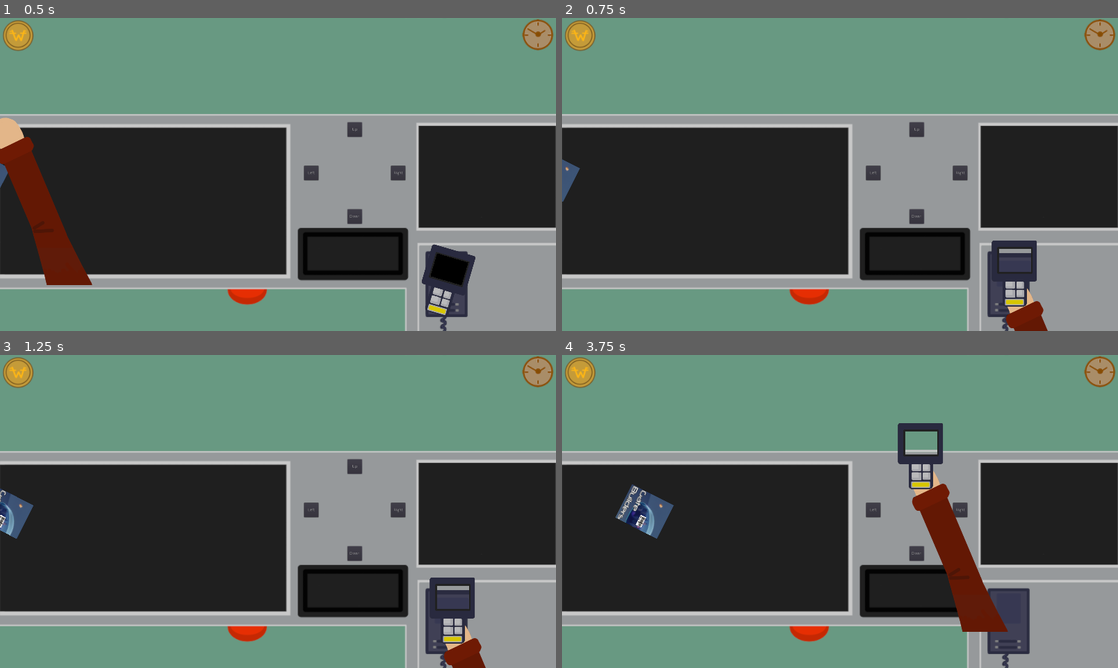
Above: before the commit, frames 1-4 (two rows, left to right).
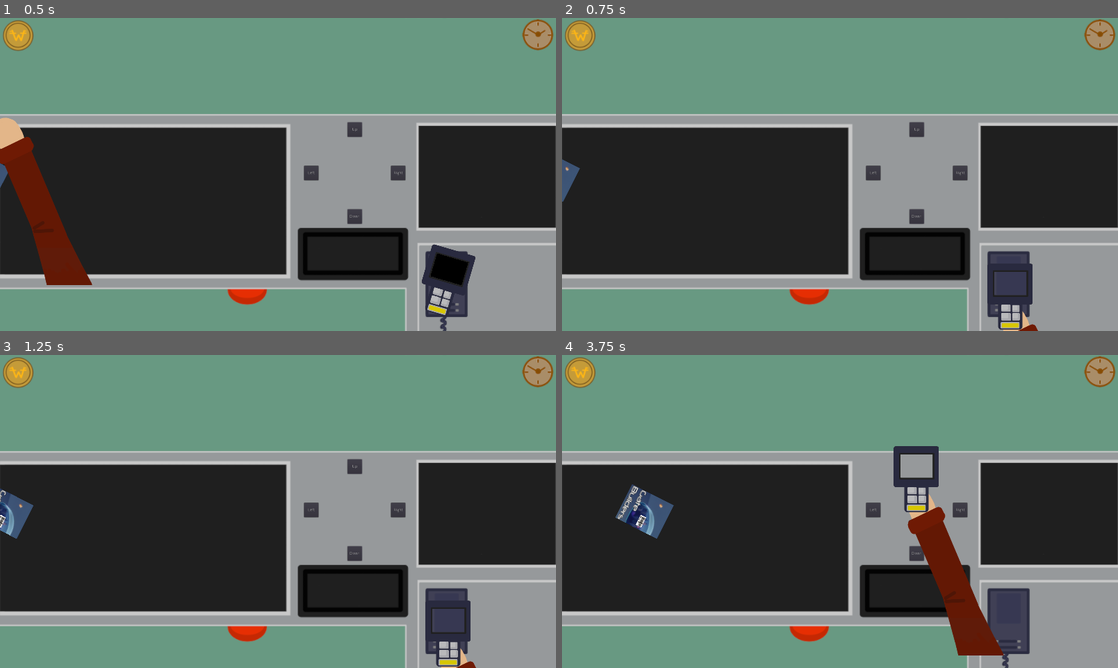
Above: after the commit, the same moments.

Repository: sboigelot/LD51
Game: Godot game, scene res://Scenes/Supermarket3d.tscn
The game is run twice, just before and just after one commit, with the same random seed, the same clock (stepped at 60 frames per second) and the same inputs.
Inputs (mouse positions are in pixels of both pictures, inside the frame that each line leads up to):
- Up to frame 1 (0.5 s): no input
- Up to frame 2 (0.75 s): click (1012, 284) at 0.5 s
- Up to frame 3 (1.25 s): no input
- Up to frame 4 (3.75 s): click "Left" at 1.25 s; click "Right" at 2 s; click "Down" at 2.75 s; click "Up" at 3.5 s

Frame 1 is identical in both runs. In frame 2, 1.4% of the frame differs, in the area x 76-88%, y 71-100%; in frame 3, 1.4%; in frame 4, 4.4%, in the area x 59-81%, y 21-96%.

Commit message:
offset hand node when picking up scanner

Diff:
--- a/LD51/Scenes/Supermarket3d.gd
+++ b/LD51/Scenes/Supermarket3d.gd
@@ -1,8 +1,6 @@
 extends Spatial
 
 class_name Supermarket3d
-
-var scan_package: Package
 
 export(NodePath) var camera_np
 export(NodePath) var scan_camera_np
@@ -29,14 +27,22 @@
 onready var scanner_on_charger = get_node(scanner_on_charger_np) as Sprite
 onready var debug_label = get_node(debug_label_np) as Label
 
-export(float) var hand_min_y
+var hand_node_offset: Vector2
+
+export(float) var hand_min_y = 350
 
 export(bool) var scanner_in_hands setget set_scanner_hands, get_scanner_hands
 func set_scanner_hands(value:bool):
 	scanner.visible = value
 	scanner_on_charger.visible = not value
+	if value:
+		hand_node_offset = Vector2(-15,80)
+	else:
+		hand_node_offset = Vector2()
 func get_scanner_hands():
 	return scanner.visible
+
+var scan_package: Package
 
 func _ready():
 #	Input.set_mouse_mode(Input.MOUSE_MODE_HIDDEN)
@@ -87,7 +93,7 @@
 func move_hand_to_cursor():
 #	hand_node.position = get_global_mouse_position()
 	var mouse_postion = get_viewport().get_mouse_position() as Vector2
-	hand_node.position = mouse_postion
+	hand_node.position = mouse_postion + hand_node_offset
 
 #	Input.set_mouse_mode(Input.MOUSE_MODE_HIDDEN)
 	if hand_node.position.y < hand_min_y:
@@ -162,18 +168,43 @@
 		package.get_parent().remove_child(package)
 		scan_package_holder.add_child(package)
 		package.disconnect("clicked", self, "on_conveyor_belt_package_clicked")
+#		temp
+		package.connect("clicked", self, "move_package_to_exit_belt")
 		package.transform = Transform()
 		scan_package = package
 
+func move_package_to_exit_belt(package: Package):
+	if scan_package_holder.get_child_count() == 0:
+		return
+	package.get_parent().remove_child(package)
+	$ConveyorBelt2.add_child(package)
+	var spawn_positions = [
+		$ConveyorBelt2/PackageSpawnLocations/Location1.transform,
+		$ConveyorBelt2/PackageSpawnLocations/Location2.transform,
+		$ConveyorBelt2/PackageSpawnLocations/Location3.transform,
+		$ConveyorBelt2/PackageSpawnLocations/Location4.transform,
+	]
+	package.transform = spawn_positions[randi() % spawn_positions.size()]
+
 func _physics_process(delta):
-
+	move_package_in_coveryor_belt(delta, $ConveyorBelt)
+	move_package_in_coveryor_belt(delta, $ConveyorBelt2)
+	free_exited_packages($ConveyorBelt2)
+
+func move_package_in_coveryor_belt(delta, belt):
 	var direction = Vector3.RIGHT
 	var velocity = direction * conveyor_speed
 
-	for child in $ConveyorBelt.get_children():
+	for child in belt.get_children():
 		if child is Package:
 			var package = child as Package
 			package.move_and_slide(velocity * delta)
+
+func free_exited_packages(belt):
+	for child in belt.get_children():
+		if child is Package and child.translation.x > 10:
+			var package = child as Package
+			package.queue_free()
 
 func move_scan_camera():
 	var screen_extend = Vector2(8.65,4.75)
--- a/LD51/Scenes/Supermarket3d.tscn
+++ b/LD51/Scenes/Supermarket3d.tscn
@@ -71,15 +71,14 @@
 scan_camera_np = NodePath("ScanViewport/ScanCamera")
 scan_package_holder_np = NodePath("ScanPackageLocation")
 supermarket2d_np = NodePath("CanvasLayer/Supermarket")
-hand_node_np = NodePath("CanvasLayer/Supermarket/HandNode")
-scanner_np = NodePath("CanvasLayer/Supermarket/HandNode/ScannerTextureRext")
-scanner_screen_texturerect_np = NodePath("CanvasLayer/Supermarket/HandNode/ScannerTextureRext/ScannerCameraScreen")
-scanner_screen_center_np = NodePath("CanvasLayer/Supermarket/HandNode/ScannerTextureRext/ScannerCameraScreen/CenterPosition2D")
-scanner_laser_np = NodePath("CanvasLayer/Supermarket/HandNode/ScannerTextureRext/LaserLine2D")
-scanner_anim_np = NodePath("CanvasLayer/Supermarket/HandNode/ScannerTextureRext/ScannerAnimationPlayer")
+hand_node_np = NodePath("CanvasLayer/Supermarket/Cashier/HandNode")
+scanner_np = NodePath("CanvasLayer/Supermarket/Cashier/HandNode/ScannerTextureRext")
+scanner_screen_texturerect_np = NodePath("CanvasLayer/Supermarket/Cashier/HandNode/ScannerTextureRext/ScannerCameraScreen")
+scanner_screen_center_np = NodePath("CanvasLayer/Supermarket/Cashier/HandNode/ScannerTextureRext/ScannerCameraScreen/CenterPosition2D")
+scanner_laser_np = NodePath("CanvasLayer/Supermarket/Cashier/HandNode/ScannerTextureRext/LaserLine2D")
+scanner_anim_np = NodePath("CanvasLayer/Supermarket/Cashier/HandNode/ScannerTextureRext/ScannerAnimationPlayer")
 scanner_on_charger_np = NodePath("CanvasLayer/Supermarket/ScannerCharger/ScannerTextureRext")
 debug_label_np = NodePath("CanvasLayer/Supermarket/ButtonPanelContainer/DebugLabel")
-hand_min_y = 350.0
 
 [node name="BackgroundImage" type="MeshInstance" parent="."]
 mesh = SubResource( 12 )
@@ -142,6 +141,22 @@
 
 [node name="Location4" type="Spatial" parent="ConveyorBelt/PackageSpawnLocations"]
 transform = Transform( 1, 0, 0, 0, 1, 0, 0, 0, 1, -10, 0, -1 )
+
+[node name="ConveyorBelt2" type="Spatial" parent="."]
+
+[node name="PackageSpawnLocations" type="Spatial" parent="ConveyorBelt2"]
+
+[node name="Location1" type="Spatial" parent="ConveyorBelt2/PackageSpawnLocations"]
+transform = Transform( 1, 0, 0, 0, 1, 0, 0, 0, 1, 5.44567, 2.76566e-05, -0.641549 )
+
+[node name="Location2" type="Spatial" parent="ConveyorBelt2/PackageSpawnLocations"]
+transform = Transform( 1, 0, 0, 0, 1, 0, 0, 0, 1, 5.51551, -9.53674e-07, 0.390394 )
+
+[node name="Location3" type="Spatial" parent="ConveyorBelt2/PackageSpawnLocations"]
+transform = Transform( 1, 0, 0, 0, 1, 0, 0, 0, 1, 6.17654, 0, -0.30039 )
+
+[node name="Location4" type="Spatial" parent="ConveyorBelt2/PackageSpawnLocations"]
+transform = Transform( 1, 0, 0, 0, 1, 0, 0, 0, 1, 6.50091, 9.53674e-07, 0.50222 )
 
 [node name="Timer" type="Timer" parent="."]
 wait_time = 10.0
@@ -251,37 +266,41 @@
 custom_styles/normal = SubResource( 6 )
 flat = true
 
-[node name="HandNode" type="Node2D" parent="CanvasLayer/Supermarket"]
-
-[node name="ArmTextureRext" type="Sprite" parent="CanvasLayer/Supermarket/HandNode"]
+[node name="Cashier" type="Node2D" parent="CanvasLayer/Supermarket"]
+
+[node name="HandNode" type="Node2D" parent="CanvasLayer/Supermarket/Cashier"]
+
+[node name="ArmTextureRext" type="Sprite" parent="CanvasLayer/Supermarket/Cashier/HandNode"]
 position = Vector2( 146, 280 )
 texture = ExtResource( 6 )
 
-[node name="ScannerTextureRext" type="Sprite" parent="CanvasLayer/Supermarket/HandNode"]
+[node name="ScannerTextureRext" type="Sprite" parent="CanvasLayer/Supermarket/Cashier/HandNode"]
 position = Vector2( 17, -37 )
 texture = ExtResource( 4 )
 
-[node name="BlackScreen" type="TextureRect" parent="CanvasLayer/Supermarket/HandNode/ScannerTextureRext"]
+[node name="BlackScreen" type="TextureRect" parent="CanvasLayer/Supermarket/Cashier/HandNode/ScannerTextureRext"]
 modulate = Color( 0, 0, 0, 1 )
 margin_left = -56.0
 margin_top = -83.5
 margin_right = 54.0
 margin_bottom = -3.5
+mouse_filter = 2
 texture = ExtResource( 3 )
 expand = true
 
-[node name="ScannerCameraScreen" type="TextureRect" parent="CanvasLayer/Supermarket/HandNode/ScannerTextureRext"]
+[node name="ScannerCameraScreen" type="TextureRect" parent="CanvasLayer/Supermarket/Cashier/HandNode/ScannerTextureRext"]
 margin_left = -56.0
 margin_top = -83.5
 margin_right = 54.0
 margin_bottom = -3.5
+mouse_filter = 2
 texture = SubResource( 10 )
 expand = true
 
-[node name="CenterPosition2D" type="Position2D" parent="CanvasLayer/Supermarket/HandNode/ScannerTextureRext/ScannerCameraScreen"]
+[node name="CenterPosition2D" type="Position2D" parent="CanvasLayer/Supermarket/Cashier/HandNode/ScannerTextureRext/ScannerCameraScreen"]
 position = Vector2( 55, 40 )
 
-[node name="LaserLine2D" type="Line2D" parent="CanvasLayer/Supermarket/HandNode/ScannerTextureRext"]
+[node name="LaserLine2D" type="Line2D" parent="CanvasLayer/Supermarket/Cashier/HandNode/ScannerTextureRext"]
 position = Vector2( -40, -40 )
 scale = Vector2( 1.07063, 1.07063 )
 points = PoolVector2Array( 0, 0, 75, 0 )
@@ -291,7 +310,7 @@
 begin_cap_mode = 2
 end_cap_mode = 2
 
-[node name="ScannerAnimationPlayer" type="AnimationPlayer" parent="CanvasLayer/Supermarket/HandNode/ScannerTextureRext"]
+[node name="ScannerAnimationPlayer" type="AnimationPlayer" parent="CanvasLayer/Supermarket/Cashier/HandNode/ScannerTextureRext"]
 anims/Scan = SubResource( 8 )
 
 [connection signal="timeout" from="Timer" to="." method="_on_Timer_timeout"]
